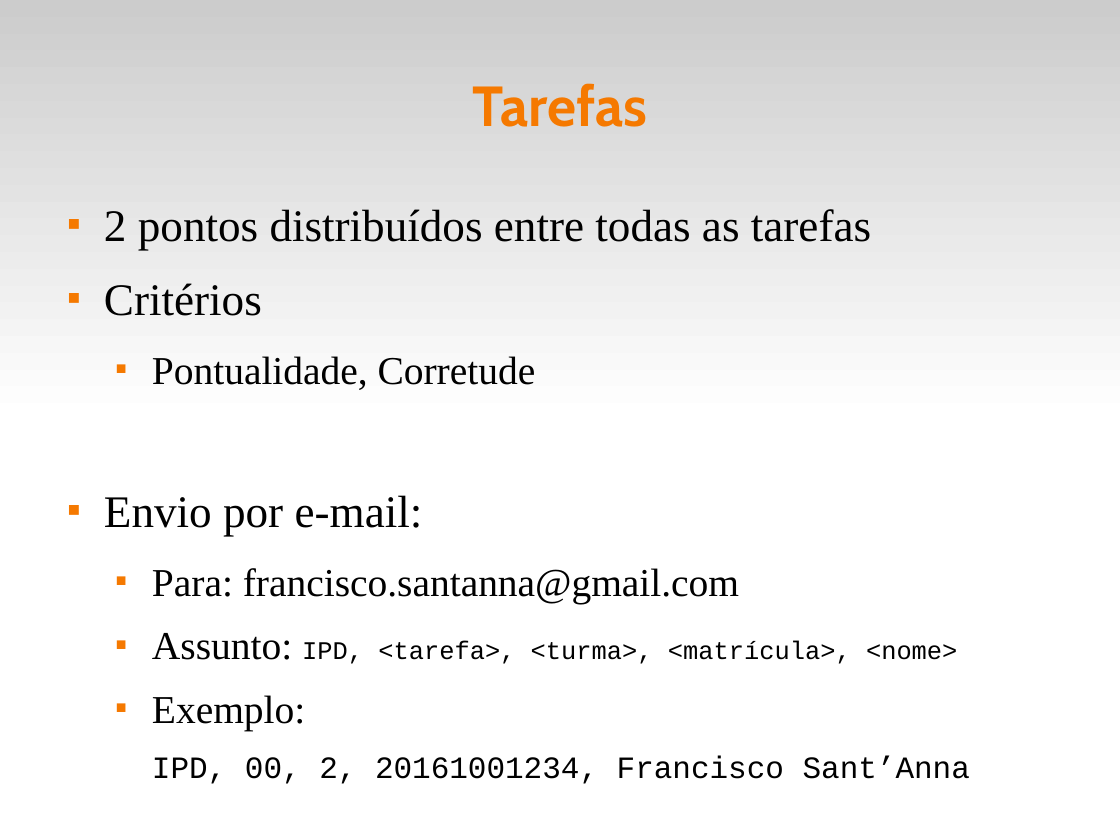
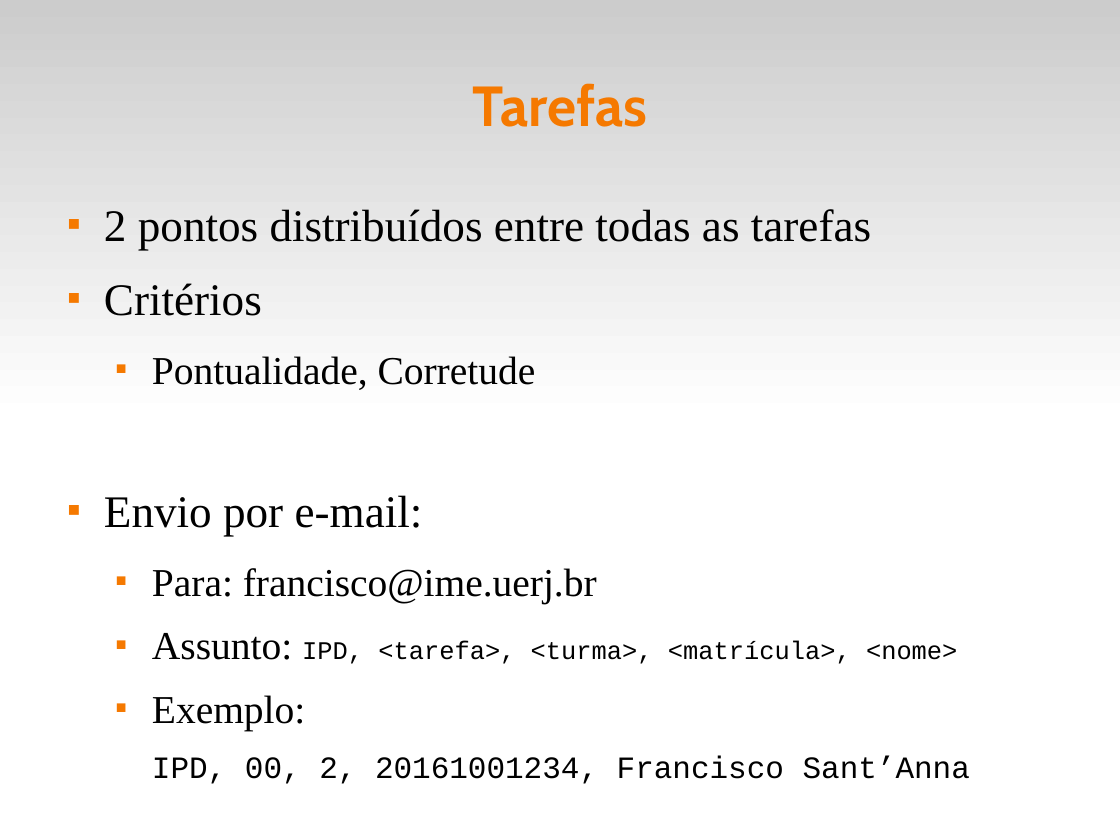
Before and after one commit to fsantanna-uerj/IPD, a slide deck: slide 4 of slides/ipd-00.odp. Drawn at 1120x840 pixels with LibreOffice and Linux fonts; fonts in the diff are those of the drawing. Boxes give left, top, right and bottom in pixels: in the first picture for what was removed or moved away, otherwise in the second. Text is boxed around its words. In the diff, an @@ line names an element or a change of style, - is before the commit and + after.

```diff
--- a/slides/ipd-00.odp
+++ b/slides/ipd-00.odp
@@ text at (152,568,597,604): text changed @@
-  ■ Para: francisco.santanna@gmail.com
+  ■ Para: francisco@ime.uerj.br
```
Also in this commit, not shown: 23 other files.
